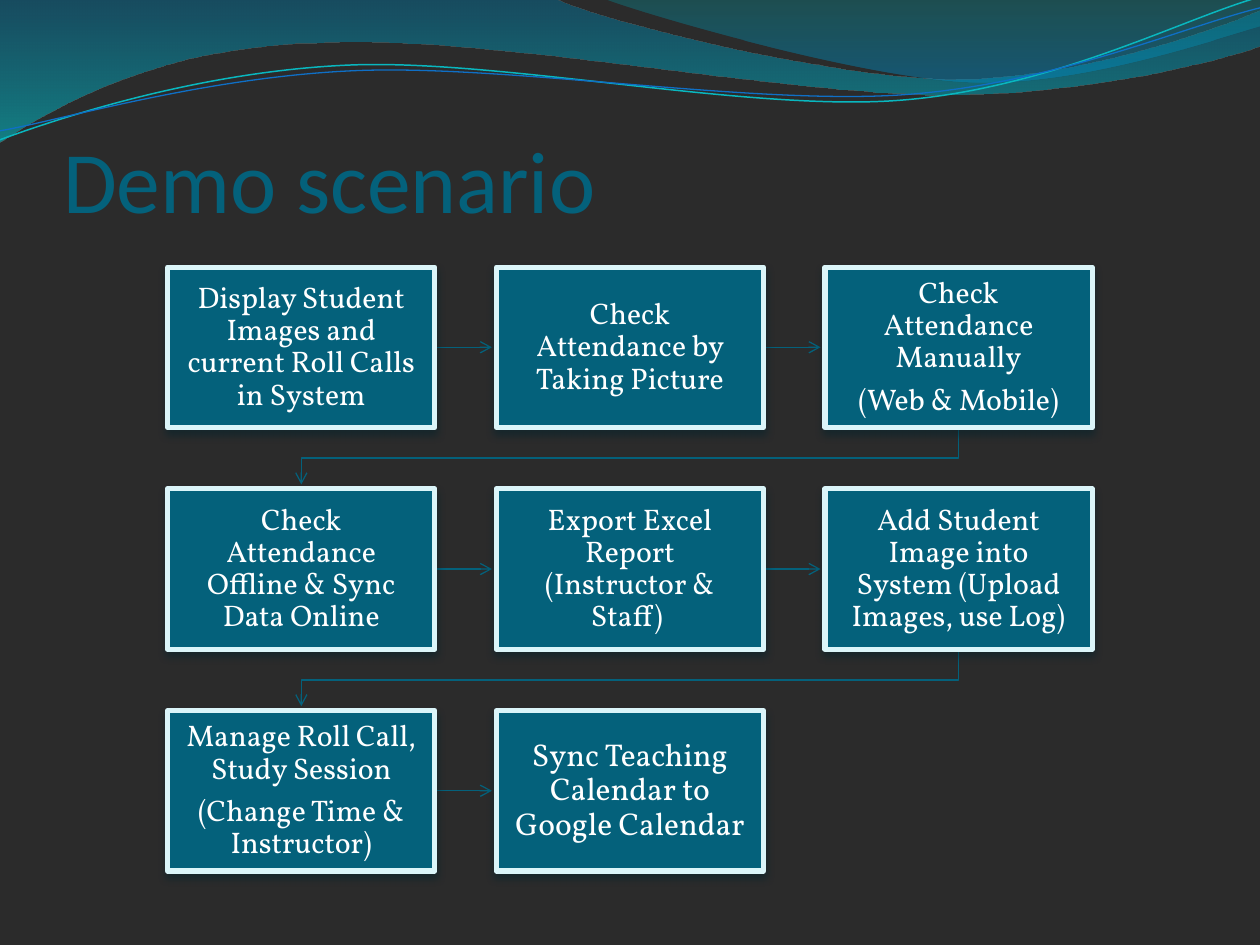
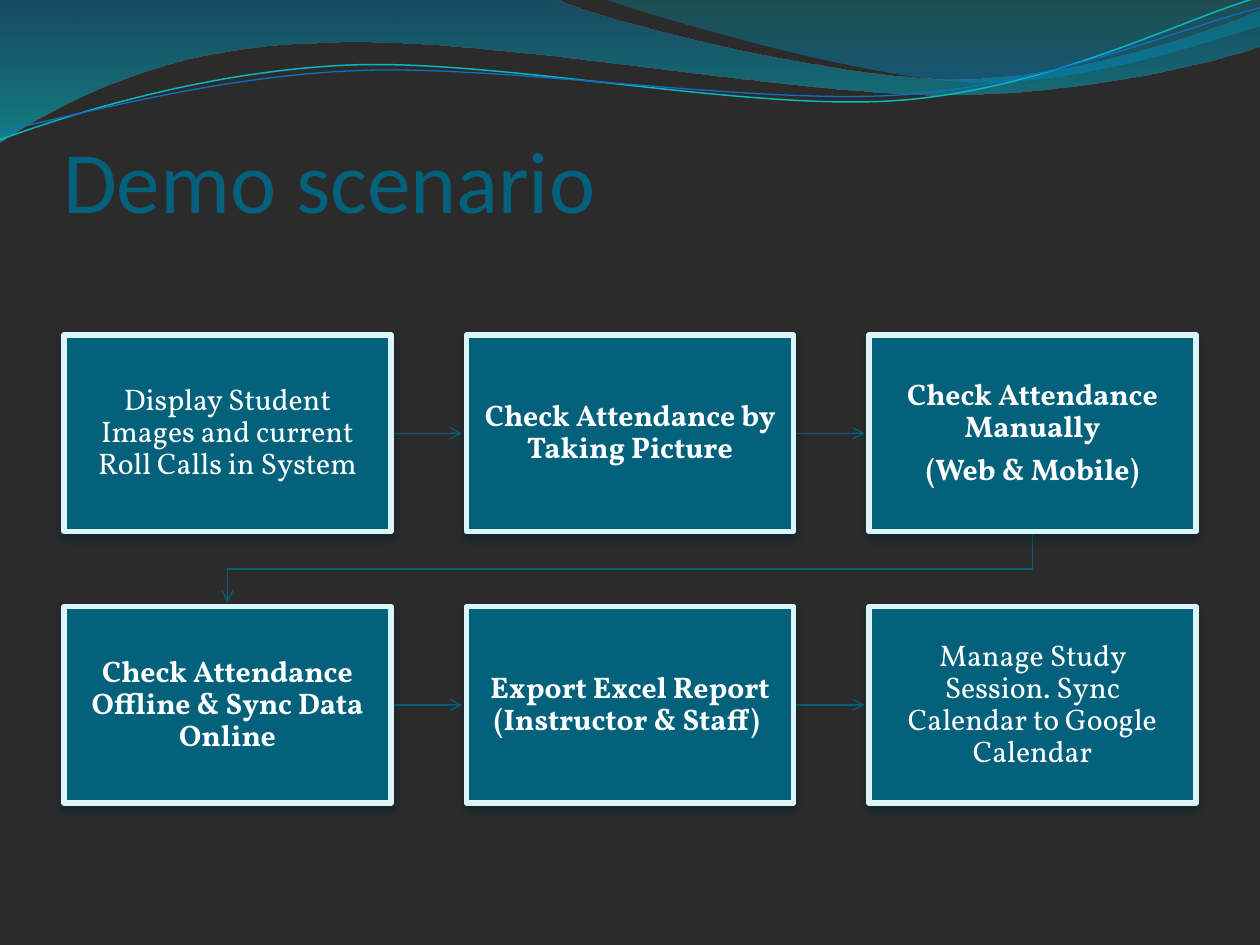
Before and after one commit to conanak99/roll-system-mobile, a slide deck: slide 10 of Document/Slide/Slide thuyet trinh.pptx. Drawn at 1260x945 pixels with LibreOffice and Linux fonts; fonts in the diff are those of the drawing; background and template pictures are left out; a plain dark background stands for a picture behind light text. Boxes give left, top, right and bottom in pixels: in the first picture for what was removed or moved away, otherwise in the second. Text is boxed around its words. In the diff, an @@ line names an element or a change of style, - is before the commit and + after.

```diff
--- a/Document/Slide/Slide thuyet trinh.pptx
+++ b/Document/Slide/Slide thuyet trinh.pptx
@@ text "Display Student Images and current ..." rewrapped from (188,286,415,413) to (98,388,357,482) @@
@@ rectangle: place and size @@
-rectangle at (168,267,435,427)
+rectangle at (64,335,392,532)
@@ text "Check Attendance by Taking Picture": place and size @@
-text "Check Attendance by Taking Picture" at (536,302,724,397)
+text "Check Attendance by Taking Picture" at (485,404,775,466)
@@ rectangle: place and size @@
-rectangle at (496,267,764,427)
+rectangle at (466,335,794,532)
@@ text "Check Attendance Manually": place and size @@
-text "Check Attendance Manually" at (858,281,1059,418)
+text "Check Attendance Manually" at (907,383,1158,488)
@@ rectangle: place and size @@
-rectangle at (825,267,1092,427)
+rectangle at (869,335,1197,532)
@@ freeform shape: place and size @@
-freeform shape at (435,341,491,354)
+freeform shape at (391,427,461,440)
@@ freeform shape: place and size @@
-freeform shape at (764,341,820,354)
+freeform shape at (794,427,864,440)
@@ freeform shape: place and size @@
-freeform shape at (301,649,959,706)
+freeform shape at (228,532,1033,602)
@@ bold on in 4 elements at (485,404,775,466), (490,677,770,738), (907,383,1158,488), (92,660,363,747) @@
@@ text "Check Attendance Offline & Sync ...": place and size @@
-text "Check Attendance Offline & Sync ..." at (207,508,396,627)
+text "Check Attendance Offline & Sync ..." at (92,660,363,747)
@@ rectangle: place and size @@
-rectangle at (168,711,435,871)
+rectangle at (64,607,392,804)
@@ text "Export Excel Report (Instructor & ...": place and size @@
-text "Export Excel Report (Instructor & ..." at (545,509,712,634)
+text "Export Excel Report (Instructor & ..." at (490,677,770,738)
@@ rectangle: place and size @@
-rectangle at (496,711,764,871)
+rectangle at (466,607,794,804)
@@ rectangle: place and size @@
-rectangle at (825,489,1092,649)
+rectangle at (869,607,1197,804)
@@ text at (908,645,1157,763): text changed; size 18 to 17 pt @@
-Sync Teaching Calendar to Google Calendar
+Manage Study Session. Sync Calendar to Google Calendar
@@ freeform shape: place and size @@
-freeform shape at (435,785,491,798)
+freeform shape at (391,698,461,711)
@@ freeform shape: place and size @@
-freeform shape at (764,563,820,576)
+freeform shape at (794,698,864,711)
@@ group removed at (168,427,1065,861): 2 freeform shapes, 2 rectangles, 2 texts @@
-Add Student Image into System (Upload Images, use Log)
-Manage Roll Call, Study Session
-(Change Time & Instructor)
```
Also in this commit, not shown: 1 other slide changed, 2 slides added, 1 other file.
